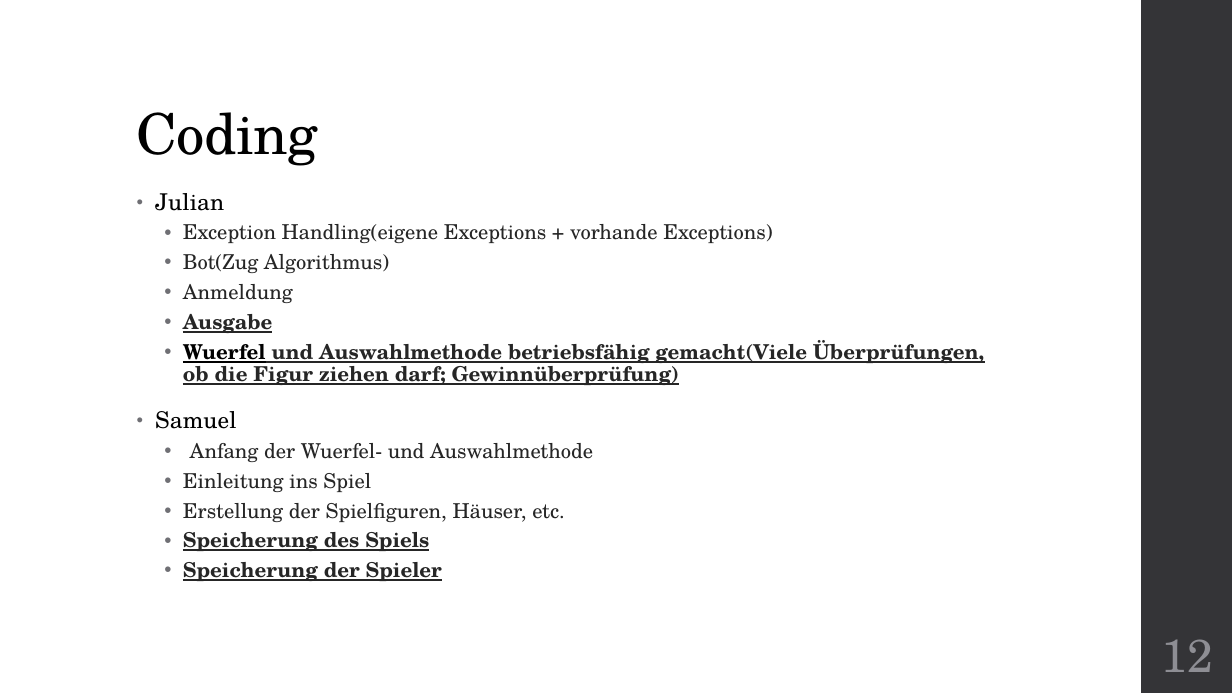
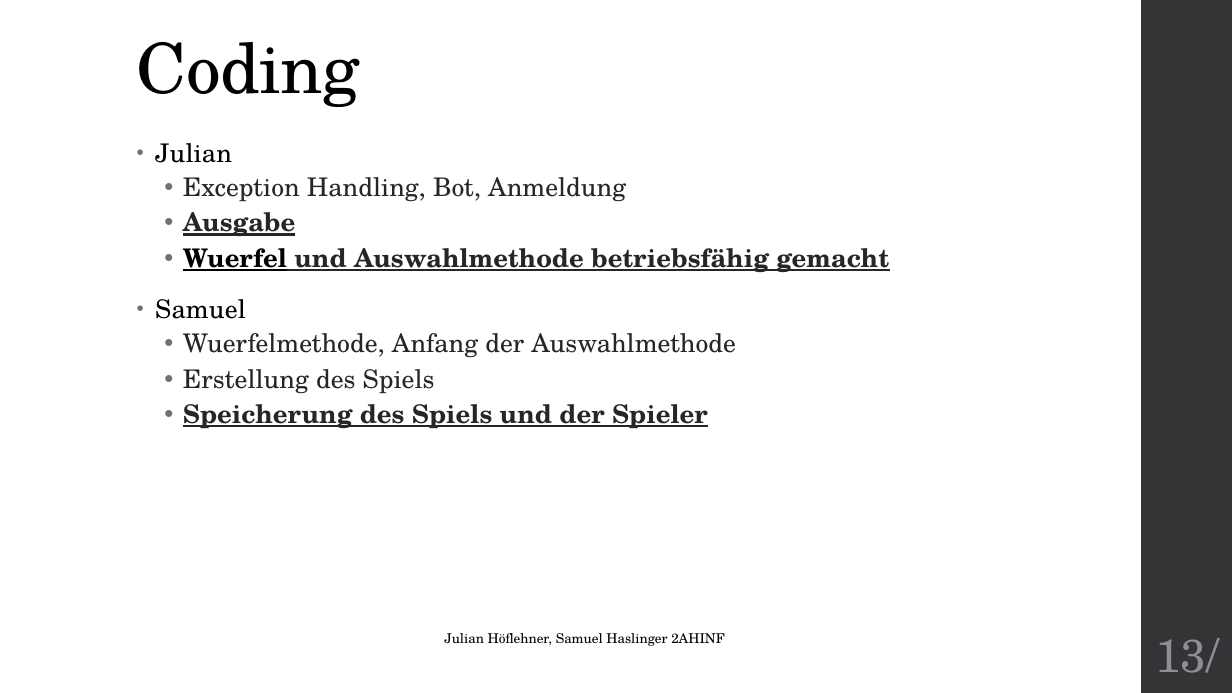
Before and after one commit to Wutze0/Mensch_Aergere_Dich_Nicht, a slide deck: slide 13 of MenschAergereDichNicht.pptx (slide 12 before the commit). Drawn at 1232x693 pixels with LibreOffice and Linux fonts; fonts in the diff are those of the drawing. Boxes give left, top, right and bottom in pixels: in the first picture for what was removed or moved away, otherwise in the second. Text is boxed around its words. In the diff, an @@ line names an element or a change of style, - is before the commit and + after.

```diff
--- a/MenschAergereDichNicht.pptx
+++ b/MenschAergereDichNicht.pptx
@@ title "Coding" moved from (x1=137, y1=112, x2=318, y2=166) to (x1=137, y1=42, x2=360, y2=107) @@
@@ title "Coding" at (x1=137, y1=42, x2=360, y2=107): size 44 to 54 pt @@
@@ text "Julian" moved from (x1=155, y1=193, x2=984, y2=581) to (x1=155, y1=143, x2=889, y2=428) @@
@@ text at (x1=155, y1=143, x2=295, y2=319): size 18 to 20 pt in "Julian", "Samuel"; size 16 to 20 pt in "Ausgabe" @@
@@ text at (x1=183, y1=177, x2=626, y2=202): text changed; size 16 to 20 pt @@
-  • Exception Handling(eigene Exceptions + vorhande Exceptions)
-  • Bot(Zug Algorithmus)
-  • Anmeldung
+  • Exception Handling, Bot, Anmeldung
@@ text at (x1=183, y1=248, x2=889, y2=272): text changed; size 16 to 20 pt @@
-  • Wuerfel und Auswahlmethode betriebsfähig gemacht(Viele Überprüfungen, ob die Figur ziehen darf; Gewinnüberprüfung)
+  • Wuerfel und Auswahlmethode betriebsfähig gemacht
@@ text at (x1=183, y1=333, x2=736, y2=428): text changed; size 16 to 20 pt @@
-  • Anfang der Wuerfel- und Auswahlmethode
-  • Einleitung ins Spiel
-  • Erstellung der Spielfiguren, Häuser, etc.
-  • Speicherung des Spiels
-  • Speicherung der Spieler
+  • Wuerfelmethode, Anfang der Auswahlmethode
+  • Erstellung des Spiels
+  • Speicherung des Spiels und der Spieler
@@ text added at (x1=444, y1=633, x2=725, y2=646), 10.5 pt, text #000000 @@
+Julian Höflehner, Samuel Haslinger 2AHINF
@@ page number at (x1=1155, y1=638, x2=1219, y2=673): text changed @@
-12
+13/
```
Also in this commit, not shown: 7 other slides changed, 16 slides added, 3 slides removed, 2 other files.
